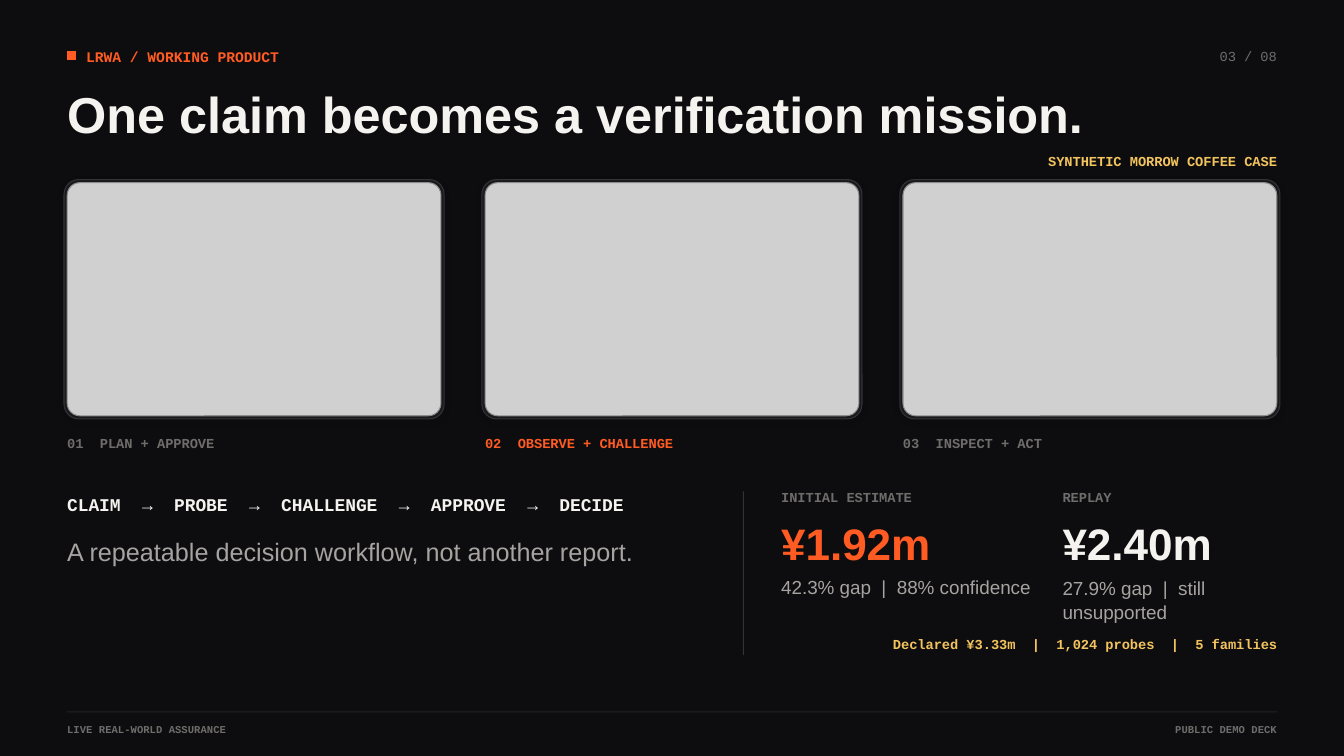
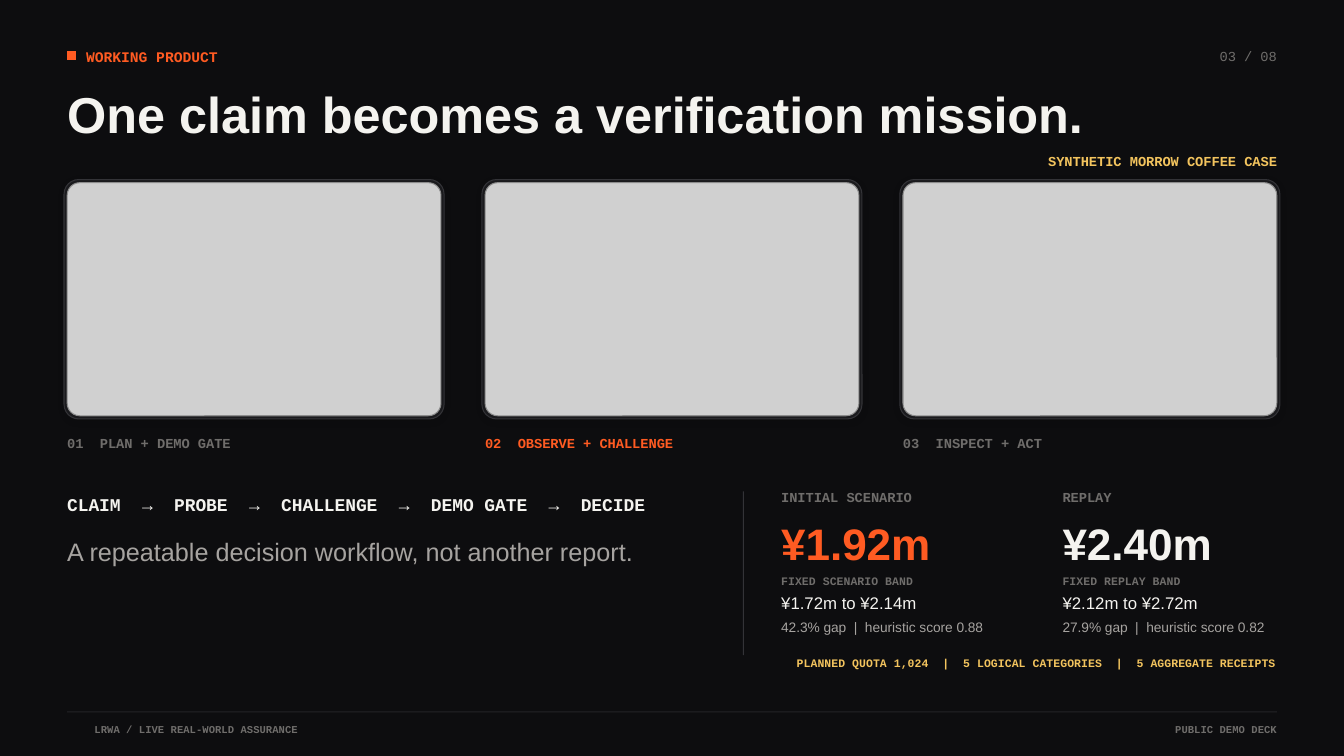
Before and after one commit to 0xWeakSheep/lrwa-agent-web, a slide deck: slide 3 of public/materials/LRWA_Seed_Deck.pptx. Drawn at 1344x756 pixels with LibreOffice and Linux fonts; fonts in the diff are those of the drawing; grey boxes stand for pictures; background and template pictures are left out. Boxes give left, top, right and bottom in pixels: in the first picture for what was removed or moved away, otherwise in the second. Text is boxed around its words. In the diff, an @@ line names an element or a change of style, - is before the commit and + after.

```diff
--- a/public/materials/LRWA_Seed_Deck.pptx
+++ b/public/materials/LRWA_Seed_Deck.pptx
@@ text at [86, 52, 217, 62]: text changed @@
-LRWA / WORKING PRODUCT
+WORKING PRODUCT
@@ text at [67, 439, 231, 448]: text changed @@
-01 PLAN + APPROVE
+01 PLAN + DEMO GATE
@@ text at [67, 499, 645, 511]: text changed @@
-CLAIM → PROBE → CHALLENGE → APPROVE → DECIDE
+CLAIM → PROBE → CHALLENGE → DEMO GATE → DECIDE
@@ text at [781, 493, 912, 502]: text changed @@
-INITIAL ESTIMATE
+INITIAL SCENARIO
@@ text added at [781, 577, 913, 585], 8.2 pt, text #6F6D6B, bold @@
+FIXED SCENARIO BAND
@@ text added at [781, 597, 916, 609], 12 pt, text #F4F3EF @@
+¥1.72m to ¥2.14m
@@ text added at [1063, 577, 1181, 585], 8.2 pt, text #6F6D6B, bold @@
+FIXED REPLAY BAND
@@ text added at [1063, 597, 1198, 609], 12 pt, text #F4F3EF @@
+¥2.12m to ¥2.72m
@@ text at [781, 622, 984, 635]: text changed; size 13.5 to 9.8 pt @@
-42.3% gap | 88% confidence
+42.3% gap | heuristic score 0.88
@@ text at [1063, 622, 1265, 635]: text changed; size 13.5 to 9.8 pt @@
-27.9% gap | still unsupported
+27.9% gap | heuristic score 0.82
@@ text at [797, 659, 1275, 669]: text changed; size 9.8 to 8.2 pt @@
-Declared ¥3.33m | 1,024 probes | 5 families
+PLANNED QUOTA 1,024 | 5 LOGICAL CATEGORIES | 5 AGGREGATE RECEIPTS
@@ text at [94, 726, 298, 733]: text changed @@
-LIVE REAL-WORLD ASSURANCE
+LRWA / LIVE REAL-WORLD ASSURANCE
```
Also in this commit, not shown: 7 other slides changed, 20 other files.
